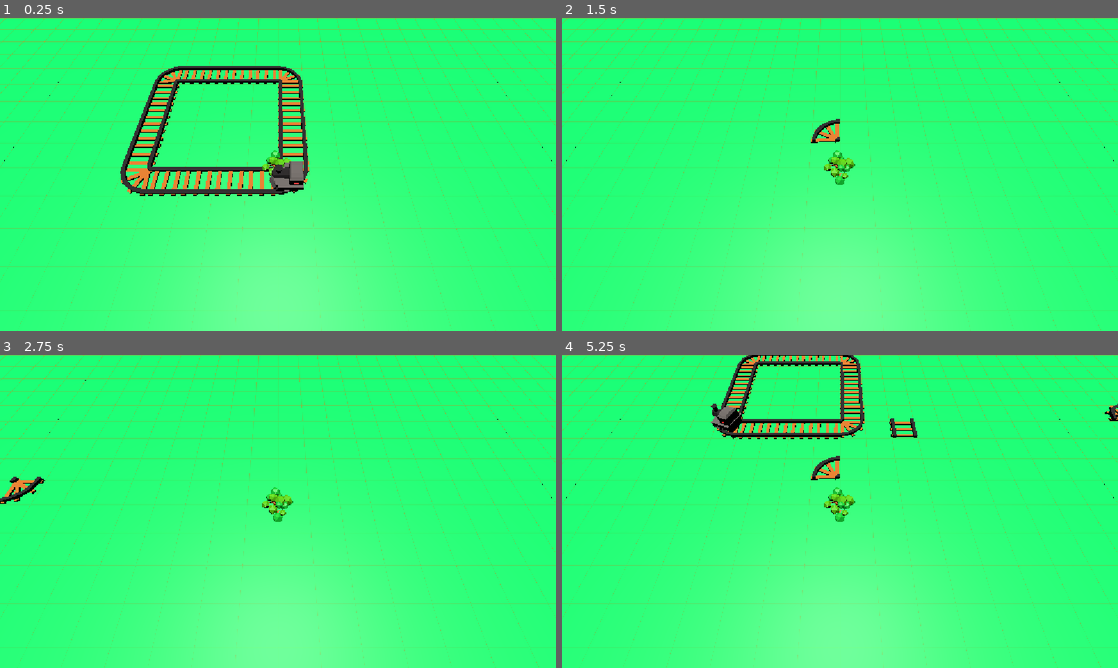
Above: before the commit, frames 1-4 (two rows, left to right).
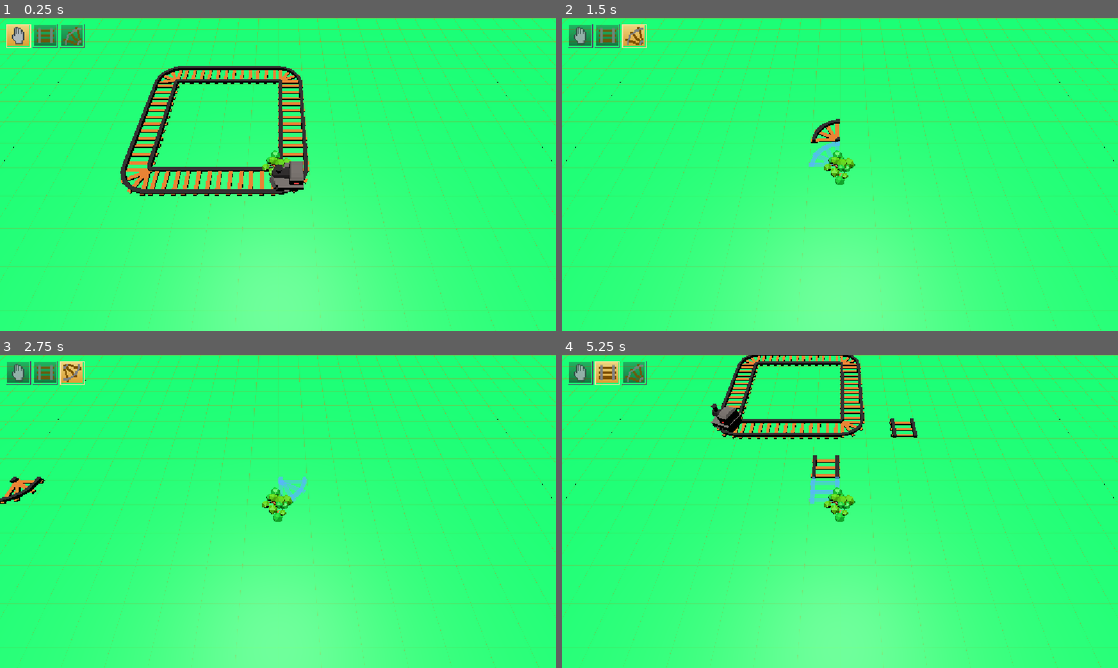
Above: after the commit, the same moments.

Repository: JoaoR090/godot-dev_de_jogos-2026-2
Game: Godot game, scene res://scenes/main.tscn
The game is run twice, just before and just after one commit, with the same random seed, the same clock (stepped at 60 frames per second) and the same inputs.
Inputs (mouse positions are in pixels of both pictures, inside the frame that each line leads up to):
- Up to frame 1 (0.25 s): no input
- Up to frame 2 (1.5 s): tap Enter at 0.5 s; move the mouse to (962, 158) at 0.52 s; hold D (right) 0.53-1.28 s; tap Mouse wheel up (changeNext) at 0.6 s; click (962, 158) at 0.67 s; tap Mouse wheel down (changePrev) at 0.8, 1.35 s; move the mouse to (728, 190) at 1.27 s; hold S (down) from 1.28 s (still down); click (728, 190) at 1.42 s
- Up to frame 3 (2.75 s): tap E (next) at 1.55, 2.1 s; move the mouse to (333, 442) at 2.02 s; release S (down) at 2.03 s; hold D (right) from 2.03 s (still down); click (333, 442) at 2.3 s
- Up to frame 4 (5.25 s): move the mouse to (812, 574) at 2.77 s; release D (right) at 2.78 s; hold W (up) 2.78-3.53 s; click (812, 574) at 2.85 s; tap Q (prev) at 3.05, 3.6 s; move the mouse to (1006, 558) at 3.52 s; hold A (left) 3.53-5.03 s; click (1006, 558) at 3.67 s; tap 1 at 3.8, 4.35 s; move the mouse to (673, 464) at 4.27 s; click (673, 464) at 4.42 s; tap 2 at 4.55, 5.1 s; move the mouse to (867, 511) at 5.02 s; hold S (down) from 5.03 s (still down); click (867, 511) at 5.17 s

The runs differ from the first frame. In frame 1, 0.9% of the frame differs, in the area x 1-16%, y 2-10%; in frame 2, 1.1%; in frame 3, 1.1%; in frame 4, 1.5%, in the area x 1-100%, y 2-48%.

Commit message:
hud inventario

Diff:
--- a/scenes/main.tscn
+++ b/scenes/main.tscn
@@ -6,6 +6,7 @@
 [ext_resource type="PackedScene" uid="uid://c4cvju0a3ykmm" path="res://scenes/player.tscn" id="4_tipki"]
 [ext_resource type="PackedScene" uid="uid://c44cj7nu3yej3" path="res://scenes/trilho.tscn" id="5_85g3d"]
 [ext_resource type="Script" uid="uid://dh1h8lgcd7dwn" path="res://scripts/controlador_de_jogo.gd" id="6_ctrl"]
+[ext_resource type="Script" uid="uid://bsjid102iegkx" path="res://scripts/hud_inventario.gd" id="7_hud"]
 
 [node name="Main" type="Node3D" unique_id=1502751328]
 
@@ -33,5 +34,9 @@
 tempo_inicial = 0.0
 criar_circuito_demo = true
 
+[node name="HudInventario" type="CanvasLayer" parent="." node_paths=PackedStringArray("jogador")]
+script = ExtResource("7_hud")
+jogador = NodePath("../Player")
+
 [node name="DirectionalLight3D" type="DirectionalLight3D" parent="." unique_id=1630397822]
 transform = Transform3D(1, 0, 0, 0, 8.940697e-08, 1, 0, -1, 8.940697e-08, 0, 20, 0)
--- a/scripts/camera.gd
+++ b/scripts/camera.gd
@@ -4,6 +4,10 @@
 
 func _input(event: InputEvent) -> void:
 	if event is InputEventMouseButton and event.pressed and event.button_index == MOUSE_BUTTON_LEFT:
+		# Evita que cliques no HUD também disparem a seleção 3D.
+		if get_viewport().gui_get_hovered_control() != null:
+			return
+
 		var mouse_pos = get_viewport().get_mouse_position()
 		var space_state = get_world_3d().direct_space_state
 
--- /dev/null
+++ b/scripts/hud_inventario.gd
@@ -0,0 +1,362 @@
+class_name HudInventario
+extends CanvasLayer
+
+## HUD retrô do inventário no canto superior esquerdo.
+## Cada slot mostra o ícone do formato atual do trilho e pode ser clicado
+## para selecionar o item.
+
+const CAMINHO_ICONES: String = "res://assets/hud/trilhos/"
+
+const COR_BORDA_SLOT: Color = Color("#514467")
+const COR_BORDA_SLOT_ATIVO: Color = Color("#ffe0a3")
+const COR_TEXTO_ATIVO: Color = Color("#1a1320")
+const COR_DESTAQUE: Color = Color("#ffb347")
+
+const COR_FUNDO_SLOT_TOPO: Color = Color(0.16, 0.13, 0.2, 0.35)
+const COR_FUNDO_SLOT_BASE: Color = Color(0.04, 0.03, 0.07, 0.55)
+const COR_FUNDO_SLOT_HOVER_TOPO: Color = Color(0.3, 0.24, 0.38, 0.5)
+const COR_FUNDO_SLOT_HOVER_BASE: Color = Color(0.1, 0.08, 0.15, 0.7)
+const COR_FUNDO_SLOT_ATIVO_TOPO: Color = Color(1.0, 0.82, 0.5, 0.92)
+const COR_FUNDO_SLOT_ATIVO_BASE: Color = Color(0.92, 0.58, 0.17, 0.92)
+
+const MARGEM_TELA: Vector2 = Vector2(12.0, 12.0)
+const LARGURA_SLOT: float = 52.0
+const ALTURA_SLOT: float = 50.0
+const TAMANHO_ICONE: float = 40.0
+const QUANTIDADE_SLOTS_PADRAO: int = 3
+const INTERVALO_BUSCA_JOGADOR: float = 0.5
+
+# Jogador cujo inventário será exibido. Se ficar vazio, o HUD procura o nó
+# "Player" na cena atual automaticamente.
+@export var jogador: Player
+
+var _painel: VBoxContainer
+var _lista_slots: HBoxContainer
+var _slots: Array[PanelContainer] = []
+var _icones_slots: Array[TextureRect] = []
+var _fundos_slots: Array[TextureRect] = []
+var _texturas: Dictionary = {}
+var _indice_sob_mouse: int = -1
+var _tempo_busca: float = 0.0
+
+var _fundo_slot_normal: GradientTexture2D
+var _fundo_slot_hover: GradientTexture2D
+var _fundo_slot_ativo: GradientTexture2D
+
+
+func _ready() -> void:
+	layer = 10
+	_localizar_jogador()
+	_construir_interface()
+
+	if is_instance_valid(jogador):
+		_vincular_jogador()
+	else:
+		_mostrar_sem_jogador()
+
+
+func _process(delta: float) -> void:
+	if is_instance_valid(jogador):
+		return
+
+	_tempo_busca += delta
+	if _tempo_busca < INTERVALO_BUSCA_JOGADOR:
+		return
+
+	_tempo_busca = 0.0
+	_localizar_jogador()
+
+	if is_instance_valid(jogador):
+		_vincular_jogador()
+	else:
+		_mostrar_sem_jogador()
+
+
+# Conecta o HUD ao sinal do jogador e faz a primeira leitura do inventário.
+func _vincular_jogador() -> void:
+	if not jogador.inventario_alterado.is_connected(_atualizar_inventario):
+		jogador.inventario_alterado.connect(_atualizar_inventario)
+
+	_atualizar_inventario()
+
+
+# Procura o jogador na cena atual quando nenhum foi atribuído no Inspector.
+func _localizar_jogador() -> void:
+	if is_instance_valid(jogador):
+		return
+
+	var raiz: Node = get_tree().current_scene
+	if not is_instance_valid(raiz):
+		return
+
+	jogador = raiz.find_child("Player", true, false) as Player
+
+
+# Monta os slots soltos no canto superior esquerdo, sem fundo atrás do HUD.
+func _construir_interface() -> void:
+	_painel = VBoxContainer.new()
+	_painel.name = "Inventario"
+	_painel.position = MARGEM_TELA
+	_painel.theme = _criar_tema_retro()
+	_painel.add_theme_constant_override("separation", 4)
+	_painel.mouse_filter = Control.MOUSE_FILTER_IGNORE
+	add_child(_painel)
+
+	_fundo_slot_normal = _criar_textura_degrade(COR_FUNDO_SLOT_TOPO, COR_FUNDO_SLOT_BASE)
+	_fundo_slot_hover = _criar_textura_degrade(COR_FUNDO_SLOT_HOVER_TOPO, COR_FUNDO_SLOT_HOVER_BASE)
+	_fundo_slot_ativo = _criar_textura_degrade(COR_FUNDO_SLOT_ATIVO_TOPO, COR_FUNDO_SLOT_ATIVO_BASE)
+
+	_lista_slots = HBoxContainer.new()
+	_lista_slots.name = "Slots"
+	_lista_slots.alignment = BoxContainer.ALIGNMENT_BEGIN
+	_lista_slots.add_theme_constant_override("separation", 4)
+	_lista_slots.mouse_filter = Control.MOUSE_FILTER_IGNORE
+	_painel.add_child(_lista_slots)
+
+	_criar_slots(_quantidade_de_slots())
+	_painel.reset_size()
+
+
+# Degradê translúcido exibido atrás do PNG de cada slot.
+func _criar_textura_degrade(cor_topo: Color, cor_base: Color) -> GradientTexture2D:
+	var gradiente := Gradient.new()
+	gradiente.offsets = PackedFloat32Array([0.0, 1.0])
+	gradiente.colors = PackedColorArray([cor_topo, cor_base])
+
+	var textura := GradientTexture2D.new()
+	textura.gradient = gradiente
+	textura.fill_from = Vector2(0.0, 0.0)
+	textura.fill_to = Vector2(0.0, 1.0)
+	textura.width = 16
+	textura.height = 64
+	return textura
+
+
+func _criar_fundo_slot(textura: GradientTexture2D) -> TextureRect:
+	var fundo := TextureRect.new()
+	fundo.name = "Fundo"
+	fundo.texture = textura
+	fundo.expand_mode = TextureRect.EXPAND_IGNORE_SIZE
+	fundo.stretch_mode = TextureRect.STRETCH_SCALE
+	fundo.mouse_filter = Control.MOUSE_FILTER_IGNORE
+	return fundo
+
+
+# Recria os quadros clicáveis do inventário.
+func _criar_slots(quantidade: int) -> void:
+	for filho in _lista_slots.get_children():
+		_lista_slots.remove_child(filho)
+		filho.queue_free()
+
+	_slots.clear()
+	_icones_slots.clear()
+	_fundos_slots.clear()
+	_indice_sob_mouse = -1
+
+	for indice in range(quantidade):
+		var slot := PanelContainer.new()
+		slot.name = "Slot%d" % indice
+		slot.custom_minimum_size = Vector2(LARGURA_SLOT, ALTURA_SLOT)
+		slot.mouse_filter = Control.MOUSE_FILTER_STOP
+		slot.mouse_default_cursor_shape = Control.CURSOR_POINTING_HAND
+		slot.gui_input.connect(_ao_clicar_slot.bind(indice))
+		slot.mouse_entered.connect(_ao_entrar_slot.bind(indice))
+		slot.mouse_exited.connect(_ao_sair_slot.bind(indice))
+		_lista_slots.add_child(slot)
+
+		# Fica atrás do PNG, dentro da moldura do slot.
+		var fundo := _criar_fundo_slot(_fundo_slot_normal)
+		slot.add_child(fundo)
+
+		var centro := CenterContainer.new()
+		centro.mouse_filter = Control.MOUSE_FILTER_IGNORE
+		slot.add_child(centro)
+
+		var icone := TextureRect.new()
+		icone.custom_minimum_size = Vector2(TAMANHO_ICONE, TAMANHO_ICONE)
+		icone.expand_mode = TextureRect.EXPAND_IGNORE_SIZE
+		icone.stretch_mode = TextureRect.STRETCH_KEEP_ASPECT_CENTERED
+		icone.mouse_filter = Control.MOUSE_FILTER_IGNORE
+		icone.pivot_offset = Vector2(TAMANHO_ICONE, TAMANHO_ICONE) * 0.5
+		icone.resized.connect(_centralizar_pivo.bind(icone))
+		centro.add_child(icone)
+
+		_slots.append(slot)
+		_icones_slots.append(icone)
+		_fundos_slots.append(fundo)
+
+
+# Lê o estado atual do jogador e atualiza ícones e destaques.
+func _atualizar_inventario() -> void:
+	if not is_instance_valid(jogador):
+		_mostrar_sem_jogador()
+		return
+
+	var quantidade: int = jogador.inventario_jogador.size()
+	if quantidade != _slots.size():
+		_criar_slots(quantidade)
+
+	for indice in range(quantidade):
+		var item: String = str(jogador.inventario_jogador.get(indice, ""))
+		_slots[indice].tooltip_text = "Selecionar %s" % _nome_item(item)
+		_icones_slots[indice].texture = _textura_do_item(item)
+		_icones_slots[indice].rotation_degrees = _rotacao_icone(
+			item, jogador.obter_eixo(indice), jogador.obter_sentido(indice)
+		)
+
+	_atualizar_aparencia_slots()
+
+
+# Aplica o visual retrô de cada slot conforme seleção e hover.
+func _atualizar_aparencia_slots() -> void:
+	var indice_ativo: int = -1
+	if is_instance_valid(jogador):
+		indice_ativo = jogador.indice_inventario
+
+	for indice in range(_slots.size()):
+		var ativo: bool = indice == indice_ativo
+		var hover: bool = indice == _indice_sob_mouse and not ativo
+
+		var textura_fundo: GradientTexture2D = _fundo_slot_normal
+		if ativo:
+			textura_fundo = _fundo_slot_ativo
+		elif hover:
+			textura_fundo = _fundo_slot_hover
+
+		var cor_borda: Color = COR_BORDA_SLOT_ATIVO if ativo else (
+			COR_DESTAQUE if hover else COR_BORDA_SLOT
+		)
+
+		# O fundo do slot é só o degradê translúcido; a moldura desenha a borda.
+		_fundos_slots[indice].texture = textura_fundo
+		_slots[indice].add_theme_stylebox_override(
+			"panel", _criar_estilo(Color(0, 0, 0, 0), cor_borda, 2 if ativo else 1, 3.0)
+		)
+		_icones_slots[indice].modulate = Color.WHITE if ativo else Color(1, 1, 1, 0.8)
+
+
+func _mostrar_sem_jogador() -> void:
+	if not is_instance_valid(_lista_slots):
+		return
+
+	for indice in range(_icones_slots.size()):
+		_icones_slots[indice].texture = null
+
+	_atualizar_aparencia_slots()
+
+
+func _ao_clicar_slot(evento: InputEvent, indice: int) -> void:
+	if not (evento is InputEventMouseButton):
+		return
+
+	var clique := evento as InputEventMouseButton
+	if not clique.pressed or clique.button_index != MOUSE_BUTTON_LEFT:
+		return
+
+	if is_instance_valid(jogador):
+		jogador.selecionar_item(indice)
+	get_viewport().set_input_as_handled()
+
+
+func _ao_entrar_slot(indice: int) -> void:
+	_indice_sob_mouse = indice
+	_atualizar_aparencia_slots()
+
+
+func _ao_sair_slot(indice: int) -> void:
+	if _indice_sob_mouse == indice:
+		_indice_sob_mouse = -1
+	_atualizar_aparencia_slots()
+
+
+func _quantidade_de_slots() -> int:
+	if is_instance_valid(jogador) and not jogador.inventario_jogador.is_empty():
+		return jogador.inventario_jogador.size()
+	return QUANTIDADE_SLOTS_PADRAO
+
+
+# Seleciona o único PNG de cada formato. A rotação é aplicada em tempo real.
+func _textura_do_item(item: String) -> Texture2D:
+	var caminho: String = _caminho_icone(item)
+	if caminho.is_empty():
+		return null
+
+	if not _texturas.has(caminho):
+		_texturas[caminho] = load(caminho) as Texture2D
+
+	return _texturas[caminho]
+
+
+func _caminho_icone(item: String) -> String:
+	match item:
+		"Mão":
+			return CAMINHO_ICONES + "mao.png"
+		"Trilho_Reto":
+			return CAMINHO_ICONES + "trilho_reto.png"
+		"Trilho_Curvo":
+			return CAMINHO_ICONES + "trilho_lado.png"
+	return ""
+
+
+# Gira o ícone único conforme o eixo (reto) ou o sentido (curvo).
+func _rotacao_icone(item: String, eixo: Direcao.Eixo, sentido: Direcao.Sentido) -> float:
+	match item:
+		"Trilho_Reto":
+			if eixo == Direcao.Eixo.X:
+				return 90.0
+			return 0.0
+		"Trilho_Curvo":
+			# Ajuste visual apenas no HUD: inverte DIREITA/ESQUERDA sem afetar
+			# a orientação/lógica do trilho no mapa ou na prévia.
+			match sentido:
+				Direcao.Sentido.CIMA:
+					return 0.0
+				Direcao.Sentido.DIREITA:
+					return 90.0
+				Direcao.Sentido.BAIXO:
+					return 180.0
+				Direcao.Sentido.ESQUERDA:
+					return 270.0
+	return 0.0
+
+
+# Mantém o ícone girando em torno do próprio centro.
+func _centralizar_pivo(controle: Control) -> void:
+	controle.pivot_offset = controle.size * 0.5
+
+
+func _nome_item(item: String) -> String:
+	return item.replace("_", " ")
+
+
+func _criar_tema_retro() -> Theme:
+	var fonte := SystemFont.new()
+	fonte.font_names = PackedStringArray(["Consolas", "Courier New", "monospace"])
+	fonte.font_weight = 700
+	fonte.antialiasing = TextServer.FONT_ANTIALIASING_NONE
+
+	var tema := Theme.new()
+	tema.default_font = fonte
+	tema.default_font_size = 11
+	return tema
+
+
+# Estilo plano, com cantos retos, borda grossa e sombra deslocada.
+func _criar_estilo(
+	cor_fundo: Color,
+	cor_borda: Color,
+	largura_borda: int,
+	margem: float = 4.0
+) -> StyleBoxFlat:
+	var estilo := StyleBoxFlat.new()
+	estilo.anti_aliasing = false
+	estilo.bg_color = cor_fundo
+	estilo.border_color = cor_borda
+	estilo.set_border_width_all(largura_borda)
+	estilo.set_corner_radius_all(0)
+	estilo.content_margin_left = margem
+	estilo.content_margin_right = margem
+	estilo.content_margin_top = margem
+	estilo.content_margin_bottom = margem
+
+	return estilo
--- a/scripts/player.gd
+++ b/scripts/player.gd
@@ -1,6 +1,10 @@
 
 class_name Player
 extends Node3D
+
+# Emitido quando o item selecionado, a orientação do trilho ou o conteúdo do
+# inventário muda. O HUD usa este sinal para se atualizar na hora.
+signal inventario_alterado
 
 const SPEED = 20.0
 @export var grid_trilhos: Trilhos
@@ -15,11 +19,48 @@
 }
 var mudou_inventario: bool = true
 
+# Orientação guardada por slot. O slot selecionado usa eixo_trilho/sentido_trilho;
+# os demais mantêm sua própria rotação até serem selecionados.
+var _orientacoes_slots: Dictionary = {}
+
+# Prévia azul e transparente do trilho selecionado, exibida antes de colocar.
+var _preview: MeshInstance3D
+var _material_preview: StandardMaterial3D
+
+
+func _ready() -> void:
+	_criar_preview()
+
+
+# Atalhos numéricos: 1 = mão, 2 = reto, 3 = lado.
+func _unhandled_input(evento: InputEvent) -> void:
+	if not (evento is InputEventKey):
+		return
+
+	var tecla := evento as InputEventKey
+	if not tecla.pressed or tecla.echo:
+		return
+
+	var codigo: Key = tecla.keycode
+	if codigo == KEY_NONE:
+		codigo = tecla.physical_keycode
+
+	match codigo:
+		KEY_1, KEY_KP_1:
+			selecionar_item(0)
+		KEY_2, KEY_KP_2:
+			selecionar_item(1)
+		KEY_3, KEY_KP_3:
+			selecionar_item(2)
+
+
 func _physics_process(delta: float) -> void:
 	_handle_movement(delta)
-	colocar_trilho(grid_trilhos.local_to_map(grid_trilhos.to_local(global_position)))
+	var posicao: Vector3i = grid_trilhos.local_to_map(grid_trilhos.to_local(global_position))
+	colocar_trilho(posicao)
 	trocar_lado_trilho()
 	mudar_indice()
+	_atualizar_preview(posicao)
 	print_inventario()
 
 func print_inventario():
@@ -51,15 +92,74 @@
 
 func mudar_indice() -> void:
 	if Input.is_action_just_pressed("changeNext"):
-		mudou_inventario = true
-		indice_inventario = (indice_inventario + 1) % max_itens
-
-	if Input.is_action_just_pressed("changePrev"):
-		mudou_inventario = true
-		indice_inventario = (indice_inventario - 1 + max_itens) % max_itens
+		_definir_indice((indice_inventario + 1) % max_itens)
+	elif Input.is_action_just_pressed("changePrev"):
+		_definir_indice((indice_inventario - 1 + max_itens) % max_itens)
+
+
+# Troca o slot ativo guardando/restaurando a orientação de cada seleção.
+func _definir_indice(novo_indice: int) -> void:
+	if novo_indice == indice_inventario:
+		return
+
+	_orientacoes_slots[indice_inventario] = {
+		"eixo": eixo_trilho,
+		"sentido": sentido_trilho,
+	}
+	indice_inventario = novo_indice
+
+	var orientacao: Dictionary = _orientacoes_slots.get(indice_inventario, {})
+	eixo_trilho = orientacao.get("eixo", Direcao.Eixo.Z)
+	sentido_trilho = orientacao.get("sentido", Direcao.Sentido.CIMA)
+
+	mudou_inventario = true
+	inventario_alterado.emit()
+
+
+# Orientação de um slot específico, usada pelo HUD para girar só o ícone certo.
+func obter_eixo(indice: int) -> Direcao.Eixo:
+	if indice == indice_inventario:
+		return eixo_trilho
+	var orientacao: Dictionary = _orientacoes_slots.get(indice, {})
+	return orientacao.get("eixo", Direcao.Eixo.Z)
+
+
+func obter_sentido(indice: int) -> Direcao.Sentido:
+	if indice == indice_inventario:
+		return sentido_trilho
+	var orientacao: Dictionary = _orientacoes_slots.get(indice, {})
+	return orientacao.get("sentido", Direcao.Sentido.CIMA)
+
+
+# Altera o item de um slot e avisa o HUD.
+func definir_item(indice: int, nomeItem: String) -> bool:
+	if not inventario_jogador.has(indice):
+		push_error("Índice de inventário inválido: %d" % indice)
+		return false
+
+	inventario_jogador[indice] = nomeItem
+	mudou_inventario = true
+	inventario_alterado.emit()
+	return true
+
+
+# Seleciona um slot pelo clique no HUD.
+func selecionar_item(indice: int) -> bool:
+	if not inventario_jogador.has(indice):
+		push_error("Índice de inventário inválido: %d" % indice)
+		return false
+	if indice == indice_inventario:
+		return false
+
+	_definir_indice(indice)
+	return true
 
 func colocar_trilho(posicao: Vector3i)-> void:
 	if Input.is_action_just_pressed("place"):
+		# Cliques sobre o HUD selecionam itens em vez de colocar trilhos.
+		if get_viewport().gui_get_hovered_control() != null:
+			return
+
 		print("tentando colocar trilho")
 		if inventario_jogador[indice_inventario] == "Trilho_Reto":
 			print("trilho colocado")
@@ -68,12 +168,79 @@
 			print("trilho colocado")
 			grid_trilhos.configurar_trilho(posicao, eixo_trilho, Trilhos.TipoTrilho.CURVA, sentido_trilho)
 
+# Cria a malha-fantasma usada para pré-visualizar o trilho selecionado.
+func _criar_preview() -> void:
+	_preview = MeshInstance3D.new()
+	_preview.name = "PreviewTrilho"
+	_preview.visible = false
+	_preview.cast_shadow = GeometryInstance3D.SHADOW_CASTING_SETTING_OFF
+
+	_material_preview = StandardMaterial3D.new()
+	_material_preview.albedo_color = Color(0.35, 0.7, 1.0, 0.45)
+	_material_preview.transparency = BaseMaterial3D.TRANSPARENCY_ALPHA
+	_material_preview.shading_mode = BaseMaterial3D.SHADING_MODE_UNSHADED
+	_material_preview.cull_mode = BaseMaterial3D.CULL_DISABLED
+	_preview.material_override = _material_preview
+
+	add_child(_preview)
+
+
+# Posiciona e orienta a prévia azul na grid onde o trilho seria colocado.
+func _atualizar_preview(posicao: Vector3i) -> void:
+	if not is_instance_valid(_preview) or not is_instance_valid(grid_trilhos):
+		return
+	if grid_trilhos.mesh_library == null:
+		return
+
+	var item: String = str(inventario_jogador.get(indice_inventario, ""))
+	var id_peca: int = -1
+	var rotacao: float = 0.0
+
+	match item:
+		"Trilho_Reto":
+			id_peca = grid_trilhos.ID_RETO
+			rotacao = Direcao.angulo_do_eixo(eixo_trilho)
+		"Trilho_Curvo":
+			id_peca = grid_trilhos.ID_CURVO
+			rotacao = Direcao.angulo_do_sentido(sentido_trilho)
+
+	if id_peca < 0 or rotacao < 0.0:
+		_preview.visible = false
+		return
+
+	var malha: Mesh = grid_trilhos.mesh_library.get_item_mesh(id_peca)
+	if malha == null:
+		_preview.visible = false
+		return
+
+	_preview.mesh = malha
+	_preview.global_transform = grid_trilhos.global_transform * Transform3D(
+		Basis(Vector3.UP, deg_to_rad(rotacao)),
+		grid_trilhos.map_to_local(posicao)
+	)
+	_preview.visible = true
+
+
 func trocar_lado_trilho()->void:
+	var item: String = str(inventario_jogador.get(indice_inventario, ""))
+	if not item.begins_with("Trilho"):
+		return
+
+	var alterou: bool = false
+
 	if Input.is_action_just_pressed("next"):
-		mudou_inventario = true
 		sentido_trilho = Direcao.proximo_sentido(sentido_trilho)
 		eixo_trilho = Direcao.proximo_eixo(eixo_trilho)
+		alterou = true
 	if Input.is_action_just_pressed("prev"):
-		mudou_inventario = true
 		sentido_trilho = Direcao.avancar_sentido(sentido_trilho, 3)
 		eixo_trilho = Direcao.proximo_eixo(eixo_trilho)
+		alterou = true
+
+	if alterou:
+		_orientacoes_slots[indice_inventario] = {
+			"eixo": eixo_trilho,
+			"sentido": sentido_trilho,
+		}
+		mudou_inventario = true
+		inventario_alterado.emit()
Binary file added: assets/hud/trilhos/mao.png
Not shown, added: assets/hud/trilhos/mao.png.import
Binary file added: assets/hud/trilhos/trilho_lado.png
Not shown, added: assets/hud/trilhos/trilho_lado.png.import
Binary file added: assets/hud/trilhos/trilho_reto.png
Not shown, added: assets/hud/trilhos/trilho_reto.png.import
Not shown, added: scripts/hud_inventario.gd.uid
